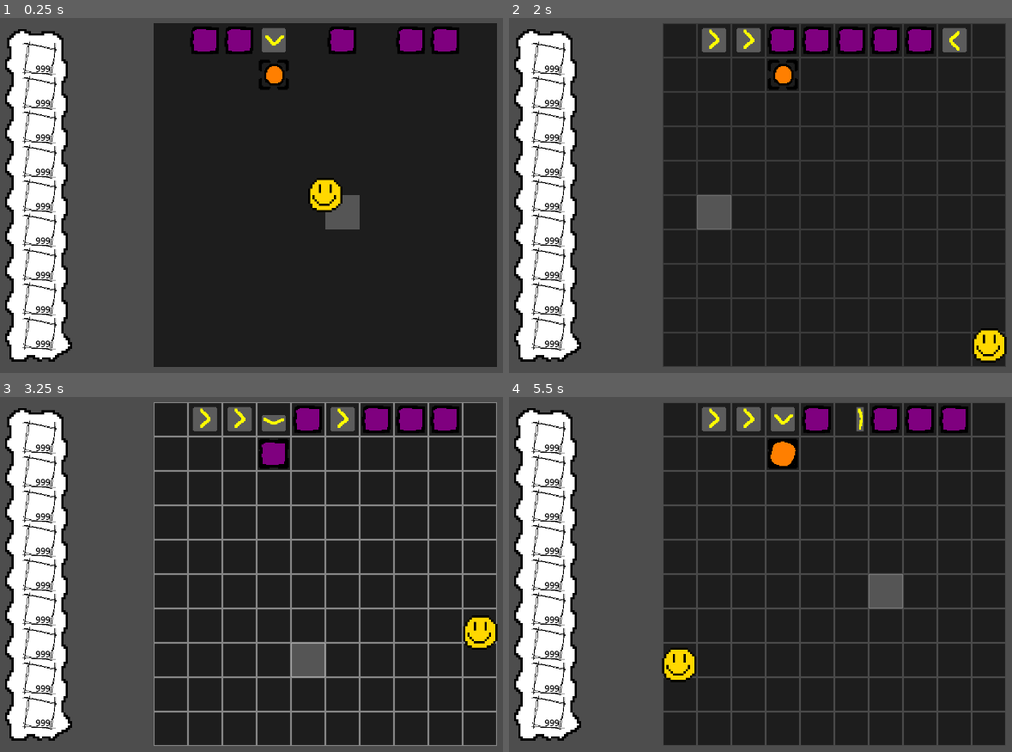
Above: before the commit, frames 1-4 (two rows, left to right).
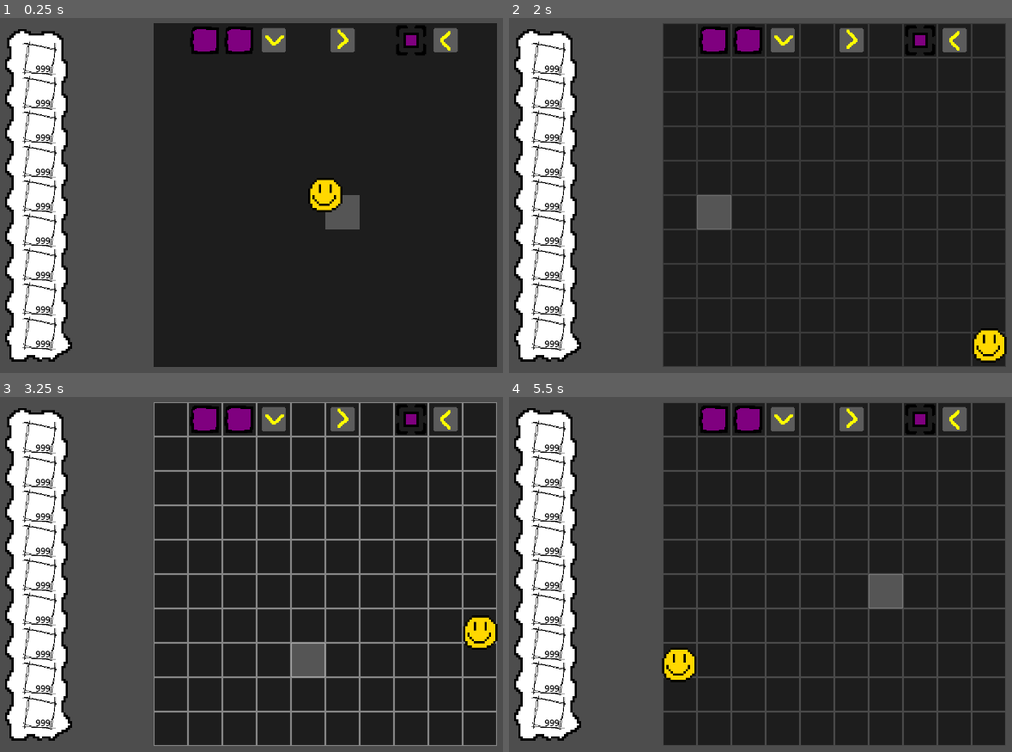
Above: after the commit, the same moments.

Repository: Stev51/gmtk-jam-2025
Game: Godot game, scene res://scenes/main.tscn
Two runs of this game, one before a commit and one after it. Both use one fixed random seed, a clock stepped at 60 frames per second and the inputs below.
Inputs (mouse positions are in pixels of both pictures, inside the frame that each line leads up to):
- Up to frame 1 (0.25 s): no input
- Up to frame 2 (2 s): tap Enter at 0.5 s; move the mouse to (986, 174) at 0.52 s; hold Right (ui_right) 0.53-1.28 s; tap E at 0.6, 1.35 s; click (986, 174) at 0.67 s; move the mouse to (695, 213) at 1.27 s; hold Down (ui_down) from 1.28 s (still down)
- Up to frame 3 (3.25 s): move the mouse to (392, 489) at 2.02 s; release Down (ui_down) at 2.03 s; hold Right (ui_right) 2.03-2.78 s; tap E at 2.1, 2.85 s; move the mouse to (291, 652) at 2.77 s; hold Up (ui_up) from 2.78 s (still down); click (291, 652) at 2.92 s
- Up to frame 4 (5.5 s): move the mouse to (outside the picture) at 3.52 s; release Up (ui_up) at 3.53 s; hold Left (ui_left) 3.53-5.03 s; tap E at 3.6, 4.35, 5.1 s; move the mouse to (629, 517) at 4.27 s; move the mouse to (871, 574) at 5.02 s; hold Down (ui_down) from 5.03 s (still down); click (871, 574) at 5.17 s

The runs differ from the first frame. In frame 1, 1.5% of the frame differs, in the area x 51-92%, y 2-21%; in frame 2, 3.1%; in frame 3, 3.0%; in frame 4, 3.2%, in the area x 37-92%, y 2-21%.
Error before the commit: Invalid access to property or key 'movable_state' on a base object of type 'Node2D (place_marker.gd)'. (res://scripts/main.gd:42)

Commit message:
Fixed crashing from push validation logic

Diff:
--- /dev/null
+++ b/scenes/block.tscn
@@ -0,0 +1,15 @@
+[gd_scene load_steps=3 format=3 uid="uid://1hr4qjbsq3lw"]
+
+[ext_resource type="Texture2D" path="res://assets/img/block/block-basic.png" id="1_8r6n6"]
+
+[sub_resource type="RectangleShape2D" id="RectangleShape2D_cgrg5"]
+size = Vector2(62, 62)
+
+[node name="Block" type="Area2D"]
+metadata/_edit_group_ = true
+
+[node name="CollisionShape2D" type="CollisionShape2D" parent="."]
+shape = SubResource("RectangleShape2D_cgrg5")
+
+[node name="Sprite2D" type="Sprite2D" parent="."]
+texture = ExtResource("1_8r6n6")
--- a/scripts/global.gd
+++ b/scripts/global.gd
@@ -4,5 +4,6 @@
 
 enum CursorStates {UNSELECTED, SELECTED}
 enum PlacerStates {VALID, SOFT_INVALID, HARD_INVALID}
+enum MovableStates {NONE, CANPUSHNORTH, CANPUSHEAST, CANPUSHSOUTH, CANPUSHWEST, CANPULLNORTH, CANPULLEAST, CANPULLSOUTH, CANPULLWEST}
 
 var game_state = GameStates.RUNNING
--- a/scripts/main.gd
+++ b/scripts/main.gd
@@ -15,8 +15,8 @@
 	cell_pos = main_tile_map_layer.local_to_map(mouse_pos)
 	place_marker.position = main_tile_map_layer.map_to_local(cell_pos) + world_node.position
 	place_marker.pos_dist = place_marker.position.distance_to(player_node.position)
-	place_marker.pos_dist_x = place_marker.position.x - player_node.position.x
-	place_marker.pos_dist_y = place_marker.position.y - player_node.position.y
+	place_marker.pos_dist_x = float(place_marker.position.x) - float(player_node.position.x)
+	place_marker.pos_dist_y = float(place_marker.position.y) - float(player_node.position.y)
 
 func _input(event):
 
--- a/scripts/mechanism/box.gd
+++ b/scripts/mechanism/box.gd
@@ -13,7 +13,7 @@
 var color = BoxColor.PURPLE
 
 func _init(field: Field, x: int, y: int):
-	super(field, x, y, NODE.instantiate(), Field.FOREGROUND)
+	super(field, x, y, NODE.instantiate(), "FOREGROUND")
 	field.deferBackgroundMechanismUpdate(Vector2i(x, y))
 
 func push(directionToMove: Util.Direction) -> bool:
--- a/scripts/mechanism/mechanism.gd
+++ b/scripts/mechanism/mechanism.gd
@@ -17,12 +17,12 @@
 var node: Node2D
 var ground: int
 
-func _init(field: Field, x: int, y:int, node: Node2D, ground: int):
+func _init(field: Field, x: int, y:int, node: Node2D, ground: String):
 	self.field = field
 	self.x = x
 	self.y = y
-	self.ground = ground
 	self.node = node
+	self.node.add_to_group(ground)
 	self.node.translate(Field.SCALE * Vector2(x, y) + Field.OFFSET)
 
 	#Set groups n such
--- a/scripts/mechanism/painter.gd
+++ b/scripts/mechanism/painter.gd
@@ -5,7 +5,7 @@
 var color: Box.BoxColor = Box.BoxColor.PURPLE
 
 func _init(field: Field, x: int, y:int, color: Box.BoxColor):
-	super(field, x, y, NODE.instantiate(), Field.BACKGROUND)
+	super(field, x, y, NODE.instantiate(), "BACKGROUND")
 	setColor(color)
 
 func setColor(color: Box.BoxColor):
--- a/scripts/mechanism/pusher.gd
+++ b/scripts/mechanism/pusher.gd
@@ -5,7 +5,7 @@
 var dir: Util.Direction
 
 func _init(field: Field, x: int, y:int, direction: Util.Direction):
-	super(field, x, y, NODE.instantiate(), Field.BACKGROUND)
+	super(field, x, y, NODE.instantiate(), "BACKGROUND")
 	dir = direction
 	self.node.rotate(PI * dir / 2)
 
--- a/scripts/place_marker.gd
+++ b/scripts/place_marker.gd
@@ -19,13 +19,13 @@
 
 var cursor_state = Global.CursorStates.UNSELECTED
 var placer_state = Global.PlacerStates.VALID
-#var movable_state = Global.MovableStates.NONE
+var movable_state = Global.MovableStates.NONE
 var overlapping_player = false
 var overlapping_mechanism = false
 var out_of_bounds = false
 var pos_dist = 0
-var pos_dist_x = 0
-var pos_dist_y = 0
+var pos_dist_x: float = 0.0
+var pos_dist_y: float = 0.0
 
 func _process(delta):
 	check_mechanism_overlaps()
@@ -42,36 +42,36 @@
 	#math for pushing and pulling
 	elif abs(pos_dist_x) > abs(pos_dist_y):
 		if sign(pos_dist_x) == 1:
-			if 1 >= pos_dist_x >= 0 and 0.5 * 64 >= abs(pos_dist_y):
+			if 1 >= pos_dist_x and pos_dist_x >= 0 and 0.5 * 64 >= absf(pos_dist_y):
 				Global.MovableStates.CANPUSHEAST #valid to push east
-			elif 2 >= pos_dist_x > 1 and 0.5 * 64 >= abs(pos_dist_y):
+			elif 2 >= pos_dist_x and pos_dist_x > 1 and 0.5 * 64 >= absf(pos_dist_y):
 				Global.MovableStates.CANPULLEAST #valid to pull east
 		if sign(pos_dist_x) == -1:
-			if -1 <= pos_dist_x <= 0 and 0.5 * 64 >= abs(pos_dist_y):
+			if -1 <= pos_dist_x and pos_dist_x <= 0 and 0.5 * 64 >= absf(pos_dist_y):
 				Global.MovableStates.CANPUSHWEST #valid to push west
-			elif -2 <= pos_dist_x < -1 and 0.5 * 64 >= abs(pos_dist_y):
+			elif -2 <= pos_dist_x and pos_dist_x < -1 and 0.5 * 64 >= absf(pos_dist_y):
 				Global.MovableStates.CANPULLWEST #valid to pull west
 	elif abs(pos_dist_x) < abs(pos_dist_y):
 		if sign(pos_dist_y) == 1:
-			if 1 >= pos_dist_y >= 0 and 0.5 * 64 >= abs(pos_dist_x):
+			if 1 >= pos_dist_y and pos_dist_y >= 0 and 0.5 * 64 >= absf(pos_dist_x):
 				Global.MovableStates.CANPUSHNORTH #valid to push north
-			elif 2 >= pos_dist_y > 1 and 0.5 * 64 >= abs(pos_dist_x):
+			elif 2 >= pos_dist_y and pos_dist_y > 1 and 0.5 * 64 >= absf(pos_dist_x):
 				Global.MovableStates.CANPULLNORTH #valid to pull north
 		if sign(pos_dist_y) == -1:
-			if -1 <= pos_dist_y <= 0 and 0.5 * 64 >= abs(pos_dist_x):
+			if -1 <= pos_dist_y and pos_dist_y <= 0 and 0.5 * 64 >= absf(pos_dist_x):
 				Global.MovableStates.CANPUSHSOUTH #valid to push south
-			elif -2 <= pos_dist_x < -1 and 0.5 * 64 >= abs(pos_dist_x):
+			elif -2 <= pos_dist_x and pos_dist_y < -1 and 0.5 * 64 >= absf(pos_dist_x):
 				Global.MovableStates.CANPULLSOUTH #valid to pull south
 	else:
-		pass
-		#movable_state = Global.MovableStates.NONE
+		#pass
+		movable_state = Global.MovableStates.NONE
 
 func get_top_mechanism():
 	for mech in get_hovered_mechanisms():
-		if mech.ground == FOREGROUND:
+		if mech.is_in_group("FOREGROUND"):
 			return mech
 	for mech in get_hovered_mechanisms():
-		if mech.ground == BACKGROUND:
+		if mech.is_in_group("BACKGROUND"):
 			return mech
 	return null
 
--- a/scripts/world.gd
+++ b/scripts/world.gd
@@ -84,7 +84,7 @@
 	addMechanism(Box.new(self, 7, 0))
 	addMechanism(Pusher.new(self, 8, 0, Util.Direction.LEFT))
 
-	addMechanism(Painter.new(self, 3, 1, Box.BoxColor.ORANGE))
+	addMechanism(Painter.new(self, 7, 0, Box.BoxColor.PURPLE))
 
 	#addMechanism(Box.new(self, 3, 3), FOREGROUND)
 	#addMechanism(Box.new(self, 4, 3), FOREGROUND)
Not shown: 1 places in scenes/painter.tscn that only renumber resources
